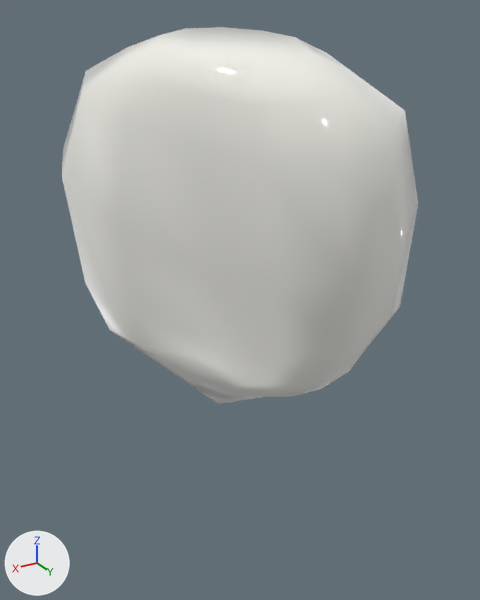
A saved change to the glTF model resources/js/assets/53.glb.
One viewpoint serves both versions: a 50 mm camera at (-0.0766, 0.0224, 0.3897) aimed at (-0.1599, -0.1164, 0.3203). Lighting does not change. The marker at lower left points along +X, +Y and +Z. The first picture is the older version.

The scene before the commit, as lines of its bpy script (objects in view):
```python
me_cube_043 = bpy.data.meshes.new('Cube.043')
me_cube_043.from_pydata(...)  # 97 vertices, 190 faces; spans x 0.1242..0.1893, y -0.1155..-0.0373, z -0.2145..-0.1184
me_cube_043.materials.append(mat_caine_denture_teeth)  # white #fcfbf3
ob_caine_denture_029 = bpy.data.objects.new('Caine.Denture.029', me_cube_043)
ob_caine_denture_029.location = (0.0027, -0.0016, 0.1916)
ob_caine_denture_029.rotation_euler = (-0.202, 3.141, -0.000214)  # degrees (-12, 180, -0)
```
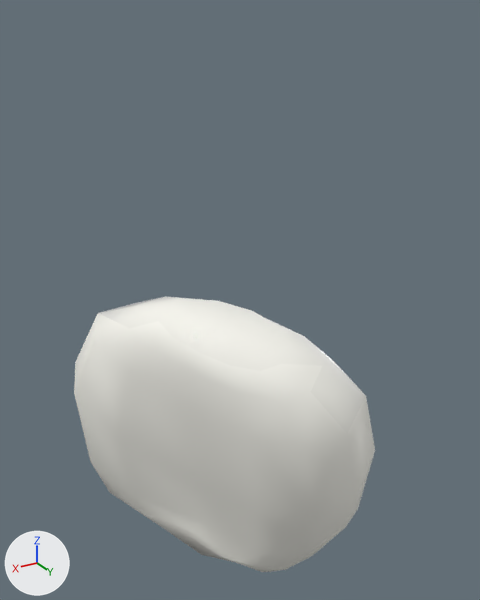
Pixel boxes (x1, y1, x2, y2) of what changed, in the pictures (480 x 600 px):
'Caine.Denture.029', moved, turned: before (62, 27, 418, 404); after (74, 296, 375, 572)

Diff of the bpy script that builds the scene:
```diff
--- a/resources/js/assets/53.glb.py
+++ b/resources/js/assets/53.glb.py
@@ ob_caine_denture_029 @@
 ob_caine_denture_029 = bpy.data.objects.new('Caine.Denture.029', me_cube_043)
-ob_caine_denture_029.location = (0.0027, -0.0016, 0.1916)
-ob_caine_denture_029.rotation_euler = (-0.202, 3.141, -0.000214)  # degrees (-12, 180, -0)
+ob_caine_denture_029.location = (0.0045, -0.0208, 0.1183)
+ob_caine_denture_029.rotation_euler = (-0.108, -3.142, 0.0)  # degrees (-6.2, -180, 0)
```
